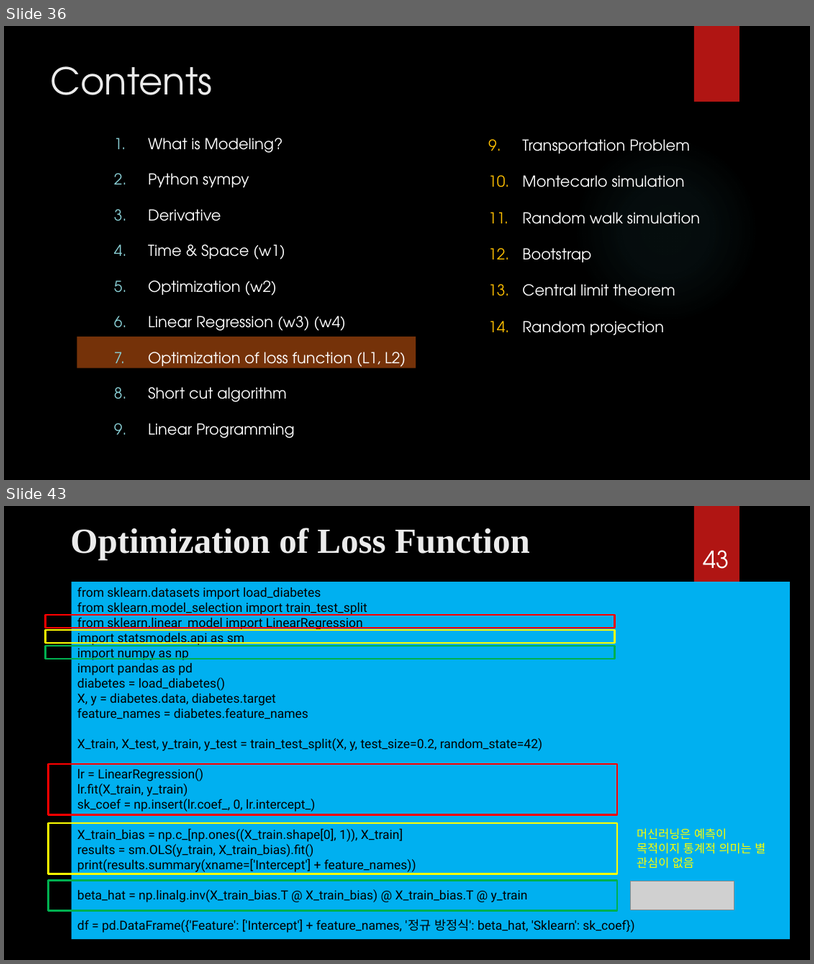
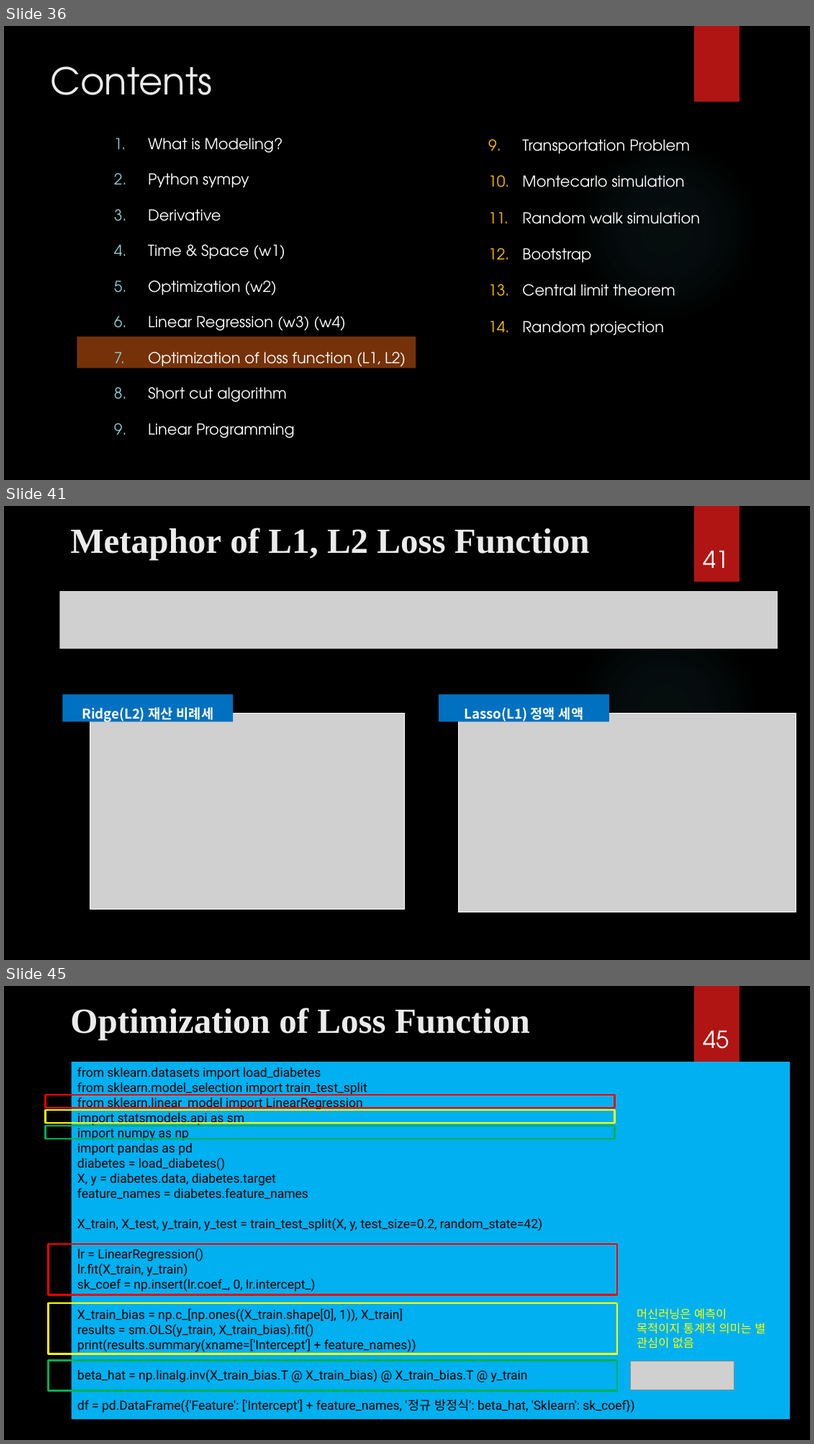
Before and after one commit to ancestor9/mathematics-for-machine-learning, a slide deck: Calculus/Modeling_Simulation_1.pptx. Shown one above the other, each under a label of ours: slides 36 and 43 before the commit, slides 36, 41 and 45 after it; the slides between them are not shown. The pictures are 814x964 and 814x1444 pixels, drawn with LibreOffice and Linux fonts; fonts in the diff are those of the drawing; grey boxes stand for pictures; background and template pictures are left out. Boxes give left, top, right and bottom in pixels: in the first picture for what was removed or moved away, otherwise in the second. Text is boxed around its words. In the diff, an @@ line names an element or a change of style, - is before the commit and + after.

```diff
--- a/Calculus/Modeling_Simulation_1.pptx
+++ b/Calculus/Modeling_Simulation_1.pptx
@@ slide 41 added at bbox=[4, 506, 810, 960], background picture (left out); not listed: 2 template elements that a slide beside it also shows @@
@@ title added at bbox=[70, 528, 590, 560], 42 pt, text #EBEBEB, bold @@
+Metaphor of L1, L2 Loss Function
@@ page number added at bbox=[703, 551, 729, 568], 28 pt, text #FFFFFF @@
+41
@@ picture added at bbox=[59, 591, 778, 649] @@
@@ rectangle added at bbox=[63, 694, 233, 721], fill #0070C0, 16 pt, text #FFFFFF, bold @@
+Ridge(L2) 재산 비례세
@@ rectangle added at bbox=[439, 694, 610, 721], fill #0070C0, 16 pt, text #FFFFFF, bold @@
+Lasso(L1) 정액 세액
@@ picture added at bbox=[90, 713, 404, 909] @@
@@ picture added at bbox=[459, 713, 797, 912] @@
@@ what was slide 43 is now slide 45 @@
@@ page number at bbox=[703, 1031, 729, 1049]: text changed @@
-43
+45
```
Also in this commit, not shown: 8 slides changed, 1 other slide added.
